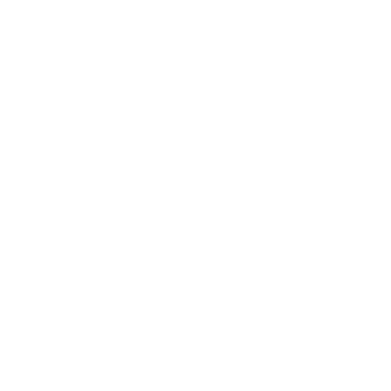
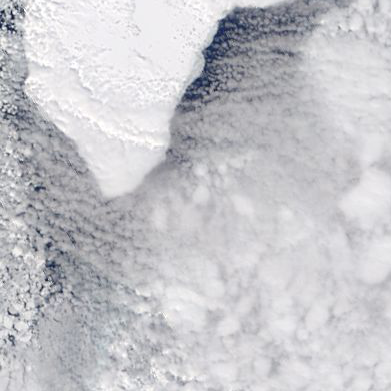
Revision of a layered 391×391 image; what changed, layer by layer:
added layer "329_hudson_bay_100km_20130510.terra.truecolor.250m" above "Background" over [0, 0, 391, 391]
